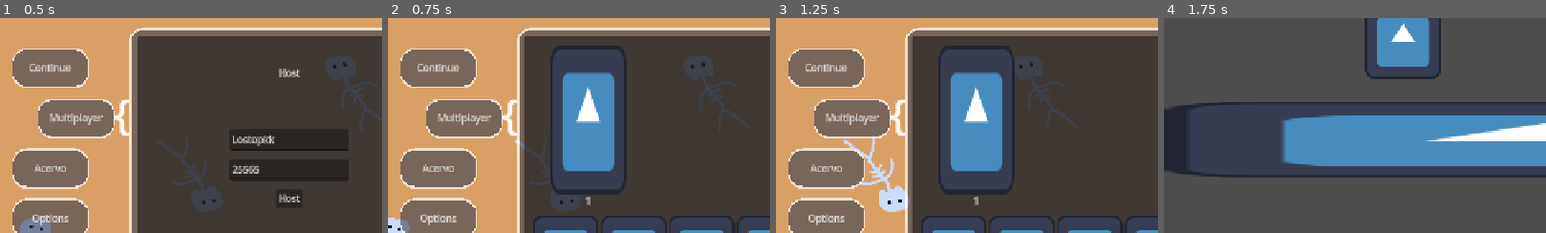
Above: before the commit, frames 1-4 (left to right).
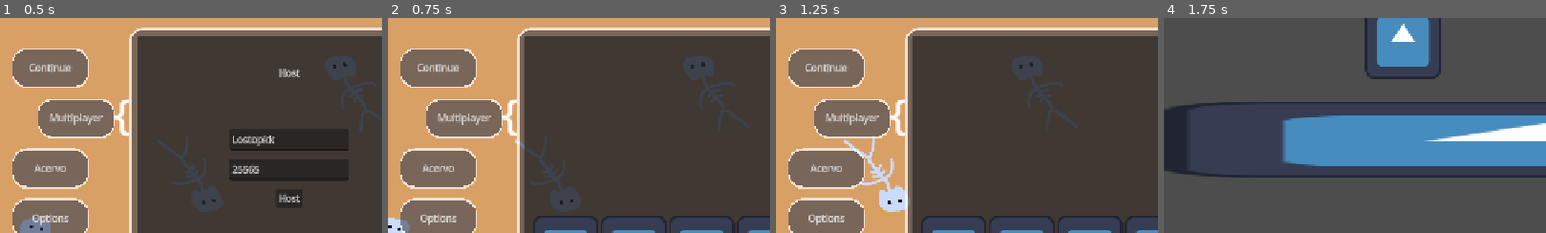
Above: after the commit, the same moments.

Repository: AbstractLayer/ComplexUnfortune
Game: Godot game, scene res://assets/main/main.tscn
The game is run twice, just before and just after one commit, with the same random seed, the same clock (stepped at 60 frames per second) and the same inputs. The engine's default icon, where the game draws it, is replaced by a stand-in: a white triangle on a blue panel in a dark square.
Inputs:
- Up to frame 1 (0.5 s): no input
- Up to frame 2 (0.75 s): click "Host" at 0.5 s
- Up to frame 3 (1.25 s): no input
- Up to frame 4 (1.75 s): click "Start" at 1.25 s
The pictures show only the part of the screen within x 0-50%, y 30-80%; the shares and areas given below are measured in that part.

Frame 1 is identical in both runs. In frame 2, 13% of the frame differs, in the area x 42-63%, y 12-88%; in frame 3, 13%; in frame 4, nothing differs.

Commit message:
last changes for a while, pause project

Diff:
--- a/assets/main/gui/main_menu/ui/panels/lobby/lobby_panel.tscn
+++ b/assets/main/gui/main_menu/ui/panels/lobby/lobby_panel.tscn
@@ -15,18 +15,13 @@
 grow_vertical = 2
 theme_override_styles/panel = ExtResource("1_m4m2s")
 script = ExtResource("2_g3r5o")
-lobby_multiplayer_spawner = NodePath("LobbyMultiSpawner")
+lobby_multiplayer_spawner = NodePath("LobbyMargin/Lobby/PlayersLobby/LobbyMultiSpawner")
 players_connect_container = NodePath("LobbyMargin/Lobby/PlayersLobby")
 players_position_container = NodePath("LobbyMargin/Lobby/PlayersPosition")
 players_count_label = NodePath("LobbyMargin/Lobby/PlayersCount")
 lobby_options_button = NodePath("LobbyMargin/Lobby/LobbyOptionsButton")
 start_game_button = NodePath("LobbyMargin/Lobby/StartGameButton")
 metadata/_edit_use_anchors_ = true
-
-[node name="LobbyMultiSpawner" type="MultiplayerSpawner" parent="."]
-_spawnable_scenes = PackedStringArray("uid://yb0u3rclvn4g")
-spawn_path = NodePath("../LobbyMargin/Lobby/PlayersLobby")
-spawn_limit = 5
 
 [node name="LobbyMargin" type="MarginContainer" parent="."]
 layout_mode = 1
@@ -58,6 +53,10 @@
 grow_vertical = 2
 theme_override_constants/separation = 70
 metadata/_edit_use_anchors_ = true
+
+[node name="LobbyMultiSpawner" type="MultiplayerSpawner" parent="LobbyMargin/Lobby/PlayersLobby"]
+spawn_path = NodePath("..")
+spawn_limit = 5
 
 [node name="PlayersPosition" type="HBoxContainer" parent="LobbyMargin/Lobby"]
 layout_mode = 1
--- a/src/globals/multiplayer_manager.gd
+++ b/src/globals/multiplayer_manager.gd
@@ -1,32 +1,30 @@
 extends Node
 
-signal player_peer_connect(id: int)
-signal player_peer_disconnect(player_id: int)
+signal player_peer_connected(id: int)
+signal player_peer_disconnected(id: int)
 
+var peers: Array[ENetMultiplayerPeer] = []
 var registered_players: Dictionary = {}
 
 func create_game(host_port: int) -> void:
 	var server_peer: ENetMultiplayerPeer = ENetMultiplayerPeer.new()
 	server_peer.create_server(host_port, 5)
-
+	peers.append(server_peer)
 	multiplayer.multiplayer_peer = server_peer
 
-	multiplayer.peer_connected.connect(_add_player_in_game)
-	multiplayer.peer_disconnected.connect(_remove_player_in_game)
-
-	print("hosted")
-	_add_player_in_game(1)
+	multiplayer.peer_connected.connect(_on_peer_connected)
+	multiplayer.peer_disconnected.connect(_on_peer_disconnected)
+	_on_peer_connected(1)
 
 func join_game(join_ip: String, join_port: int) -> void:
 	var client_peer: ENetMultiplayerPeer = ENetMultiplayerPeer.new()
 	client_peer.create_client(join_ip,join_port)
+	peers.append(client_peer)
 
 	multiplayer.multiplayer_peer = client_peer
-	print("joined")
 
-func _add_player_in_game(id: int) -> void:
-	player_peer_connect.emit(id)
+func _on_peer_connected(id: int) -> void:
+	player_peer_connected.emit(id)
 
-func _remove_player_in_game(id: int) -> void:
-	print("Player %s has disconnected" % [id])
-	player_peer_disconnect.emit(id)
+func _on_peer_disconnected(id: int) -> void:
+	player_peer_disconnected.emit(id)
--- a/src/globals/scene_manager.gd
+++ b/src/globals/scene_manager.gd
@@ -6,10 +6,10 @@
 
 func _ready() -> void:
 	loading_screen = get_tree().get_current_scene().get_node("GUI/GUICanvas/LoadingScreen")
-	loading_screen.hide()
+	#loading_screen.hide()
 
 func load_new_scene(scene_path: String, owner_node : Node) -> void:
-	loading_screen.show()
+	#loading_screen.show()
 
 	var new_scene: Node = load(scene_path).instantiate()
 	new_scene.tree_entered.connect(_on_new_scene_entered)
--- a/src/main/gui/ui/main_menu/ui/panels/lobby/lobby_panel.gd
+++ b/src/main/gui/ui/main_menu/ui/panels/lobby/lobby_panel.gd
@@ -14,3 +14,46 @@
 	set(count):
 		player_count = clamp(count,0,5)
 		player_count_changed.emit(player_count)
+
+@onready var player_lobby_scene: PackedScene = preload("uid://yb0u3rclvn4g")
+
+func _ready() -> void:
+	lobby_multiplayer_spawner.spawn_function = _on_player_peer_connected
+
+	MultiplayerManager.connect("player_peer_connected", _on_player_peer_connected)
+	MultiplayerManager.connect("player_peer_disconnected", _on_player_peer_disconnected)
+
+	player_count_changed.connect(_on_player_count_changed)
+
+	start_game_button.connect("button_down",_on_start_game_button_down)
+
+func _on_player_peer_connected(id: int):
+	var player_lobby: UIPlayerLobby = player_lobby_scene.instantiate()
+	player_lobby.name = str(id)
+	player_count += 1
+	MultiplayerManager.registered_players[player_count] = id
+	return player_lobby
+
+func _on_player_peer_disconnected(id: int) -> void:
+	if not players_connect_container.has_node(str(id)):
+		return
+	players_connect_container.get_node(str(id)).queue_free()
+	print("Player %s has disconnected")
+	player_count -= 1
+
+func _on_player_count_changed(player_count: int) -> void:
+	_player_count_update(player_count)
+	rpc("_player_count_update", player_count)
+
+@rpc("any_peer")
+func _player_count_update(player_count: int) -> void:
+	players_count_label.text = str("Players %d/5" % [player_count])
+
+func _on_start_game_button_down() -> void:
+	print(MultiplayerManager.registered_players)
+	_all_peers_start_game()
+	rpc("_all_peers_start_game")
+
+@rpc("any_peer")
+func _all_peers_start_game() -> void:
+	SignalBus.start_game.emit()
--- a/src/main/gui/ui/main_menu/ui/panels/lobby/multiplayer_player/input_player_lobby_sychronizer.gd
+++ b/src/main/gui/ui/main_menu/ui/panels/lobby/multiplayer_player/input_player_lobby_sychronizer.gd
@@ -7,11 +7,11 @@
 		set_process(false)
 		set_physics_process(false)
 
-@rpc("call_local")
-func hello_function() -> void:
-	hello = true
+#@rpc("call_local")
+#func hello_function() -> void:
+	#hello = true
 
-func _process(_delta: float) -> void:
-	if Input.is_action_just_pressed("ui_accept"):
-		print("hello")
-		hello_function.rpc()
+#func _process(_delta: float) -> void:
+	#if Input.is_action_just_pressed("ui_accept"):
+		#print("hello")
+		#hello_function.rpc()
--- a/src/main/gui/ui/main_menu/ui/panels/lobby/multiplayer_player/player_lobby.gd
+++ b/src/main/gui/ui/main_menu/ui/panels/lobby/multiplayer_player/player_lobby.gd
@@ -3,18 +3,15 @@
 @export var name_label: Label
 @export var input_player_lobby_synchronizer: InputPlayerLobby
 
-@export var player_id : int = 1:
-	set(id):
-		player_id = id
-		input_player_lobby_synchronizer.set_multiplayer_authority(player_id)
+@export var player_id : int = 1
 
-@export var player_name : String = "noname":
-	set(name):
-		player_name = name
+@export var player_name : String = "noname"
 
-func _ready() -> void:
-	name_label.text = str(player_name)
+func _enter_tree() -> void:
+	player_id = int(str(name))
+	set_multiplayer_authority(player_id)
 
 func _process(_delta: float) -> void:
-	if input_player_lobby_synchronizer.hello == true:
-		$hellolabel.show()
+	name_label.text = str(player_name)
+	#if input_player_lobby_synchronizer.hello == true:
+		#$hellolabel.show()
--- a/src/main/gui/ui/main_menu/ui/panels/panels.gd
+++ b/src/main/gui/ui/main_menu/ui/panels/panels.gd
@@ -6,14 +6,9 @@
 @onready var player_lobby_scene: PackedScene = preload("uid://yb0u3rclvn4g")
 
 func _ready() -> void:
-	#multiplayer.allow_object_decoding = true
+	### CAUTION: TEST PROPOSAL -> multiplayer.allow_object_decoding = true
 	multiplayer_panel.host_button.connect("button_down", _on_host_button_down)
 	multiplayer_panel.join_button.connect("button_down", _on_join_button_down)
-	lobby_panel.connect("player_count_changed", _on_player_count_changed)
-	lobby_panel.start_game_button.connect("button_down", _on_start_game_button_down)
-
-	MultiplayerManager.connect("player_peer_connect", _on_player_peer_connect)
-	MultiplayerManager.connect("player_peer_disconnect", _on_player_peer_disconnect)
 
 func _on_host_button_down() -> void:
 	MultiplayerManager.create_game(int(multiplayer_panel.host_port_textedit.get_text()))
@@ -24,38 +19,3 @@
 	MultiplayerManager.join_game(multiplayer_panel.join_ip_textedit.get_text(),int(multiplayer_panel.join_port_textedit.get_text()))
 	multiplayer_panel.hide()
 	lobby_panel.show()
-
-func _on_player_peer_connect(id: int) -> void:
-	var player_lobby: UIPlayerLobby = player_lobby_scene.instantiate()
-	player_lobby.player_id = id
-	player_lobby.name = str(id)
-	player_lobby.player_name = str(id)
-	lobby_panel.players_connect_container.add_child(player_lobby, true)
-	print("Player %s has joined" % [player_lobby.player_name])
-	lobby_panel.player_count += 1
-	MultiplayerManager.registered_players[lobby_panel.player_count] = id
-
-func _on_player_peer_disconnect(player_id: int) -> void:
-	print("disconnected")
-	if not lobby_panel.players_connect_container.has_node(str(player_id)):
-		return
-	lobby_panel.players_connect_container.get_node(str(player_id)).queue_free()
-	lobby_panel.player_count -= 1
-
-func _on_player_count_changed(player_count: int) -> void:
-	_player_count_update(player_count)
-
-	rpc("_player_count_update", player_count)
-
-@rpc("any_peer")
-func _player_count_update(player_count: int) -> void:
-	lobby_panel.players_count_label.text = str("Players %d/5" % [player_count])
-
-func _on_start_game_button_down() -> void:
-	print(MultiplayerManager.registered_players)
-	SignalBus.start_game.emit()
-	rpc("all_peers_start_game")
-
-@rpc("any_peer")
-func all_peers_start_game() -> void:
-	SignalBus.start_game.emit()
